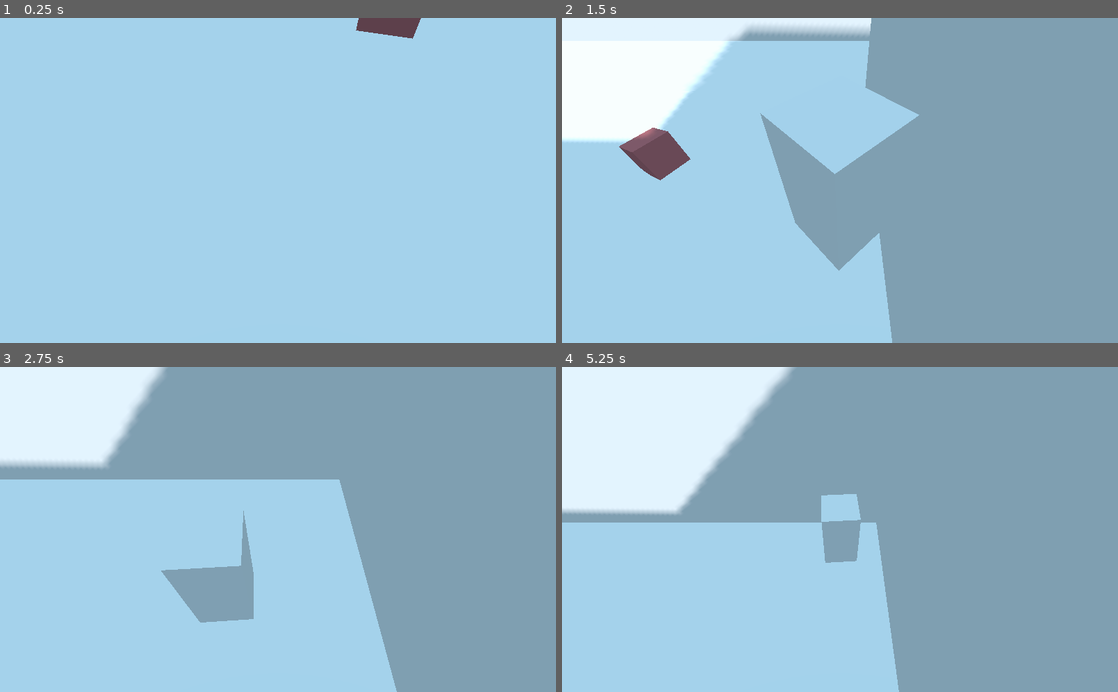
Above: before the commit, frames 1-4 (two rows, left to right).
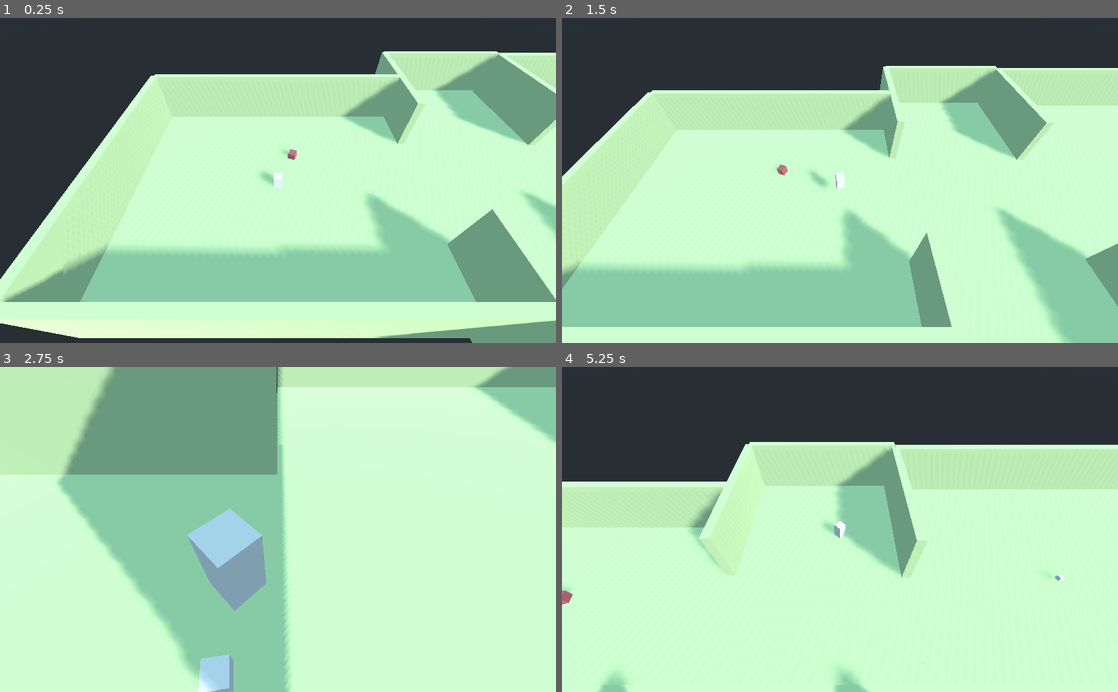
Above: after the commit, the same moments.

Repository: dam7lc/DGen-godot
Game: Godot game, scene res://Main.tscn
The game is run twice, just before and just after one commit, with the same random seed, the same clock (stepped at 60 frames per second) and the same inputs.
Inputs (mouse positions are in pixels of both pictures, inside the frame that each line leads up to):
- Up to frame 1 (0.25 s): no input
- Up to frame 2 (1.5 s): tap Enter at 0.5 s; move the mouse to (962, 164) at 0.52 s; hold D (strafe_right) 0.53-1.28 s; hold V (change_camera) 0.53-1.28 s; tap Space (jump) at 0.77 s; move the mouse to (812, 180) at 1.27 s; hold W (forward) from 1.28 s (still down); tap V (change_camera) at 1.35 s
- Up to frame 3 (2.75 s): tap Space (jump) at 1.52 s; move the mouse to (333, 458) at 2.02 s; release W (forward) at 2.03 s; hold D (strafe_right) from 2.03 s (still down); hold V (change_camera) from 2.03 s (still down)
- Up to frame 4 (5.25 s): move the mouse to (834, 536) at 2.77 s; release D (strafe_right) at 2.78 s; release V (change_camera) at 2.78 s; hold W (forward) from 2.78 s (still down); tap V (change_camera) at 2.85, 4.35 s; tap Space (jump) at 3.02, 3.77, 4.52 s; move the mouse to (878, 532) at 3.52 s; hold V (change_camera) 3.53-4.28 s; move the mouse to (795, 526) at 4.27 s; move the mouse to (845, 529) at 5.02 s; hold V (change_camera) from 5.03 s (still down)

The runs differ from the first frame. In frame 1, 100% of the frame differs, in the area x 0-100%, y 0-100%; in frame 2, 100%; in frame 3, 97%; in frame 4, 100%.

Commit message:
arregladas algunas cosas xd

Diff:
--- a/Godot3.2.3/Main.tscn
+++ b/Godot3.2.3/Main.tscn
@@ -1,16 +1,18 @@
-[gd_scene load_steps=9 format=2]
+[gd_scene load_steps=10 format=2]
 
 [ext_resource path="res://Unit.obj" type="ArrayMesh" id=1]
 [ext_resource path="res://Player.gd" type="Script" id=2]
 [ext_resource path="res://ScriptGenerador.gd" type="Script" id=3]
 [ext_resource path="res://Torretilla.gd" type="Script" id=4]
 [ext_resource path="res://objects_spatial_material.tres" type="Material" id=5]
+[ext_resource path="res://mouseTrackAuxCollision.gd" type="Script" id=6]
 
 [sub_resource type="BoxShape" id=1]
 
 [sub_resource type="BoxShape" id=2]
 
-[sub_resource type="BoxShape" id=4]
+[sub_resource type="BoxShape" id=3]
+extents = Vector3( 100, 1, 100 )
 
 [node name="Spatial" type="Spatial"]
 
@@ -52,12 +54,13 @@
 transform = Transform( 0.553488, 0.569219, 0.607981, -0.804192, 0.175394, 0.567901, 0.216624, -0.80326, 0.55484, -0.0972924, 0.0785482, 0.273808 )
 shadow_enabled = true
 
-[node name="mouseTrackAuxCollision" type="StaticBody" parent="."]
-
-[node name="CollisionShape" type="CollisionShape" parent="mouseTrackAuxCollision"]
-transform = Transform( 100, 0, 0, 0, 0.5, 0, 0, 0, 100, 0, -1, 0 )
-shape = SubResource( 4 )
-
 [node name="Generador" type="Spatial" parent="."]
 transform = Transform( 1, 0, 0, 0, 1, 0, 0, 0, 1, 0, -1, 0 )
 script = ExtResource( 3 )
+
+[node name="Area" type="Area" parent="."]
+script = ExtResource( 6 )
+
+[node name="CollisionShape" type="CollisionShape" parent="Area"]
+transform = Transform( 1, 0, 0, 0, 1, 0, 0, 0, 1, 0, -1, 0 )
+shape = SubResource( 3 )
--- a/Godot3.2.3/Player.gd
+++ b/Godot3.2.3/Player.gd
@@ -9,9 +9,8 @@
 var prevtime = 0
 var player_mesh
 var space_state
-# Declare member variables here. Examples:
-# var a = 2
-# var b = "text"
+var array_paredes_a_ignorar
+
 const GRAVITY = -24.8
 var vel = Vector3()
 const MAX_SPEED = 15
@@ -22,18 +21,20 @@
 const DEACCEL= 16
 const MAX_SLOPE_ANGLE = 40
 
-# Called when the node enters the scene tree for the first time.
+
 func _ready():
 		camera = $SpringArm/Camera
 		springArm = $SpringArm
 		springArm.add_excluded_object(.get_rid())
 		player_mesh = $Unit
-# Called every frame. 'delta' is the elapsed time since the previous frame.
-#func _process(delta):
-#	pass
+		array_paredes_a_ignorar = Array()
+
+func agregar_pared_a_ignorar(pared):
+	array_paredes_a_ignorar.append(pared)
 
 func _input(event):
 	if event is InputEventMouseMotion and Input.get_mouse_mode() == Input.MOUSE_MODE_CAPTURED:
+		#Si estamos en tercera persona, mover la camara con mouse
 		if isTP:
 			rot_x += event.relative.x * .01
 			rot_y += 0.0
@@ -41,7 +42,7 @@
 			if event.relative.y < 0 and springArm.rotation_degrees.x < 0: #Se movio arriba
 
 				rot_y += event.relative.y * .01
-				 # first rotate in Y
+				 # primero Y
 
 			elif event.relative.y > 0 and springArm.rotation_degrees.x > -40:
 
@@ -53,7 +54,7 @@
 			rotate_y(-rot_x)
 			#springArm.rotate_y(-rot_x)
 
-		elif isFP:
+		elif isFP: #si estamos en primera persona, mover la camara con el mouse
 			rot_x += event.relative.x * .01
 			rot_y += 0.0
 
@@ -76,28 +77,31 @@
 		if(space_state):
 			var ignore = Array()
 			ignore.append(.get_rid())
-			var result = space_state.intersect_ray(from, to, ignore)
+			var result = space_state.intersect_ray(from, to, ignore, 0x7FFFFFFF, true, true)
 			if(result):
 				player_mesh.look_at(Vector3(result.position.x, .45, result.position.z), Vector3(0,1,0))
 
 
+
 	if Input.is_action_pressed("change_camera"):
 		var time = OS.get_ticks_msec()
-		if time > (prevtime + 250):
+		if time > (prevtime + 250): #Retardo para poder cambiar de camara de nuevo
 
-			if !isTP and !isFP:
+			if !isTP and !isFP: #si estamos en la vista desde arriba, cambiar a tercera persona
 				Input.set_mouse_mode(Input.MOUSE_MODE_CAPTURED)
 				isTP = true
 				springArm.set_length(5.0)
 				springArm.set_translation(Vector3(1,1.5,-.5))
 				camera.set_translation(Vector3(0,0,0))
-			elif isTP:
+				springArm.clear_excluded_objects()
+			elif isTP: #Si estamos en tercera persona, cambiar a primera persona
 				isTP = false
 				isFP = true
 				springArm.set_length(0)
 				springArm.set_translation(Vector3(0,1.5,-1))
 				springArm.set_rotation_degrees(Vector3(0,0,0))
-			elif isFP:
+
+			elif isFP: #Si estamos en primera persona, cambiar a vista hacia arriba
 				isTP = false
 				isFP = false
 				springArm.set_length(30)
@@ -106,7 +110,13 @@
 				set_rotation_degrees(Vector3(0,0,0))
 				camera.set_rotation_degrees(Vector3(0,0,0))
 				Input.set_mouse_mode(Input.MOUSE_MODE_VISIBLE)
+				for pared in array_paredes_a_ignorar:
+					springArm.add_excluded_object(pared)
 			prevtime = time
+
+func generacion_finalizada():
+	for pared in array_paredes_a_ignorar:
+		springArm.add_excluded_object(pared)
 
 func _physics_process(delta):
 	process_input(delta)
@@ -117,6 +127,7 @@
 	dir = Vector3()
 	var cam_xform = camera.get_global_transform()
 	var input_movement_vector = Vector2()
+
 	if Input.is_action_pressed("forward"):
 		input_movement_vector.y += 1
 	if Input.is_action_pressed("backward"):
@@ -132,10 +143,7 @@
 	if is_on_floor():
 		if Input.is_action_just_pressed("jump"):
 			vel.y = JUMP_SPEED
-	# ----------------------------------
 
-	# ----------------------------------
-	# Capturing/Freeing the cursor
 	if Input.is_action_just_pressed("ui_cancel"):
 		if Input.get_mouse_mode() == Input.MOUSE_MODE_VISIBLE and (isTP or isFP):
 			Input.set_mouse_mode(Input.MOUSE_MODE_CAPTURED)
--- a/Godot3.2.3/ScriptGenerador.gd
+++ b/Godot3.2.3/ScriptGenerador.gd
@@ -1,13 +1,12 @@
 extends Spatial
 
-const cuantos = 3
+const cuantos = 4
 var room_center = Vector2(0,0)
 var floor_collision
 var room_x
 var room_z
 const room_y = 10
-
-#var unit_mesh
+var player
 var surface_material
 
 var array_quad_vertices = [];
@@ -18,29 +17,33 @@
 const CUBE_SIZE = .5;
 
 
-# Called when the node enters the scene tree for the first time.
+#Llamado cuando se inicializa el objeto
 func _ready():
-	#unit_mesh = load("res://Unit.obj")
+
+	for child in get_parent().get_children(): #Obtener referencia al player para ignorar colision de la camara con paredes
+		if child.get_script() == load("res://Player.gd"):
+			player = child
+
 	surface_material = load("res://base_spatial_material.tres")
-	#Set floor size
-	for j in range(cuantos):
+
+	for j in range(cuantos): #For para cada pared
+
+		#Randomizar tamaño habitacion
 		randomize()
 		room_x = rand_range(20,50)
 		randomize()
 		room_z = rand_range(20,50)
 
-		#new TESTmesh
-		#var testMesh = make_cube()
-	#	testMesh.translate(Vector3(-room_x/2, .5,-room_z/2))
-		#testMesh.scale.x = room_x
-		#testMesh.scale.z = room_z
-		#add_child(testMesh)
+		if j != 0:
+			room_center.x = room_center.x + (room_x/2)
+			#room_center.y = room_center.x + (room_z/2)
+
 
 		var paredes = Array()
 		var paredes_colisiones = Array()
 		var paredes_meshes = Array()
 
-			#Create Walls
+		#Se crean los tipos de objeto para 4 paredes y 1 piso
 		for i in range(5):
 
 			paredes.append(StaticBody.new())
@@ -51,78 +54,105 @@
 			paredes[i].add_child(paredes_colisiones[i])
 			add_child(paredes[i])
 			paredes_meshes.append(make_cube())
-	#		paredes_meshes[i].set_mesh(unit_mesh)
-	#		paredes_meshes[i].set_surface_material(0,surface_material)
+			paredes_meshes[i].set_surface_material(0,surface_material)
 			paredes[i].add_child(paredes_meshes[i])
 
 
 
-		#Transform wall0(up)
-		#Transform mesh
+		#Tamaño de pared0(pared de arriba)
+		#Tamaño del mesh
 		paredes[0].get_child(1).scale.x = room_x
 		paredes[0].get_child(1).scale.y = room_y
-		#Transform Collision
+		#Tamaño de la colision
 		paredes[0].get_child(0).scale.x = room_x/2
-		paredes[0].get_child(0).scale.y = room_y
-		#move wall0
+		paredes[0].get_child(0).scale.y = room_y/2
+		paredes[0].get_child(0).scale.z = .5
+		#Posicion pared0
 		paredes[0].global_translate(Vector3(room_center.x,2.5,(-room_z/2)+room_center.y))
 
-		#Transform wall1(left)
-		#Transform mesh
-		paredes[1].get_child(1).scale.z = room_z
-		paredes[1].get_child(1).scale.y = room_y
-		#Transform Collision
-		paredes[1].get_child(0).scale.z = room_z/2
-		paredes[1].get_child(0).scale.y = room_y
-		#Move wall 1
-		paredes[1].global_translate(Vector3((-room_x/2)+room_center.x,2.5,room_center.y))
-
-		#Transform wall2(right)
-		#Transform mesh
-		paredes[2].get_child(1).scale.z = room_z
-		paredes[2].get_child(1).scale.y = room_y
-		#Transform Collision
-		paredes[2].get_child(0).scale.z = room_z/2
-		paredes[2].get_child(0).scale.y = room_y
-		#Move wall 2
-		paredes[2].global_translate(Vector3((room_x/2)+room_center.x,2.5,room_center.y))
-
-		#Transform wall3(down)
+		#player ignore paredes
+		player.agregar_pared_a_ignorar(paredes[0])
+
+		if j != 0: #La primer pared debe ser completa (no entrada)
+
+			#Tamaño de pared1(pared de la izquierda)
+			#Tamaño del mesh
+			paredes[1].get_child(1).scale.z = room_z/3
+			paredes[1].get_child(1).scale.y = room_y
+			#Tamaño de Collision
+			paredes[1].get_child(0).scale.x = .5
+			paredes[1].get_child(0).scale.z = room_z/6
+			paredes[1].get_child(0).scale.y = room_y/2
+			#Posicion pared1
+			paredes[1].global_translate(Vector3((-room_x/2)+room_center.x,2.5,(room_center.y-room_z/3)))
+			#player ignore paredes
+			player.agregar_pared_a_ignorar(paredes[1])
+
+			#Tamaño de pared2(pared de la izquierda 2)
+			#Tamaño del mesh
+			paredes[2].get_child(1).scale.z = room_z/3
+			paredes[2].get_child(1).scale.y = room_y
+			#Tamaño de Collision
+			paredes[2].get_child(0).scale.z = room_z/6
+			paredes[2].get_child(0).scale.y = room_y/2
+			paredes[2].get_child(0).scale.x = .5
+			#Posicion pared2
+			paredes[2].global_translate(Vector3((-room_x/2)+room_center.x,2.5,room_center.y+room_z/3))
+			#player ignore paredes
+			player.agregar_pared_a_ignorar(paredes[2])
+
+		else:
+			paredes[1].get_child(1).scale.z = room_z
+			paredes[1].get_child(1).scale.y = room_y
+
+			paredes[1].get_child(0).scale.z = room_z/2
+			paredes[1].get_child(0).scale.x = .5
+			paredes[1].get_child(0).scale.y = room_y/2
+
+			paredes[1].global_translate(Vector3((-room_x/2)+room_center.x,2.5,room_center.y))
+			#player ignore paredes
+			player.agregar_pared_a_ignorar(paredes[1])
+
+			paredes[2].get_child(1).scale.z = 0
+			paredes[2].get_child(1).scale.y = 0
+
+			paredes[2].get_child(0).scale.z = 0
+			paredes[2].get_child(0).scale.x = .5
+			paredes[2].get_child(0).scale.y = 0
+
+			paredes[2].global_translate(Vector3((-room_x/2)+room_center.x,2.5,room_center.y+room_z/3))
+			#player ignore paredes
+			player.agregar_pared_a_ignorar(paredes[2])
+
+		#Tamaño de pared3(pared de la abajo)
 		paredes[3].get_child(1).scale.x = room_x
 		paredes[3].get_child(1).scale.y = room_y
-		#Transform Collision
+		#Tamaño de colision
 		paredes[3].get_child(0).scale.x = room_x/2
-		paredes[3].get_child(0).scale.y = room_y
-		#Move wall 2
+		paredes[3].get_child(0).scale.y = room_y/2
+		paredes[3].get_child(0).scale.z = .5
+		#Posicion pared 3
 		paredes[3].global_translate(Vector3(room_center.x,2.5,(room_z/2)+room_center.y))
-
-
-		#Transform wall4(floor)
+		player.agregar_pared_a_ignorar(paredes[3])
+
+
+		#Tamaño del piso
 		paredes[4].get_child(1).scale.x = room_x
 		paredes[4].get_child(1).scale.y = 1
 		paredes[4].get_child(1).scale.z = room_z
-		#Transform Collision
+		#Tamaño de Colision
 		paredes[4].get_child(0).scale.x = room_x/2
 		paredes[4].get_child(0).scale.y = .5
 		paredes[4].get_child(0).scale.z = room_z/2
-		#Move wall 2
+		#Posicion piso
 		paredes[4].global_translate(Vector3(room_center.x,0,room_center.y))
-		room_center.x = room_x/2
-		room_center.y = room_z/2
-
-
-		#TODO register ignore to springarm
-
-	# Called every frame. 'delta' is the elapsed time since the previous frame.
-	#func _process(delta):
-	#	pass
-	#func newMesh():
-	#	var tmpMesh = Mesh.new()
-	#	var vertices = PoolVector3Array()
-	#	var UVs = PoolVector2Array()
-	#	var mat = SpatialMaterial.new()
-	#	var color = Color(0.9, 0.1, 0.1)
-	#	var testMesh = MeshInstance.new()
+
+		room_center.x = room_center.x + room_x/2
+		#room_center.y = room_z/2
+
+	player.generacion_finalizada()
+
+
 
 func make_cube():
 	array_quad_vertices = [];
@@ -146,11 +176,6 @@
 	var vert_south_bottomright = Vector3(-CUBE_SIZE, -CUBE_SIZE, -CUBE_SIZE);
 
 
-	# Make the six quads for needed to make a box!
-	# ============================================
-	# IMPORTANT: You have to input the points in the going either clockwise, or counter clockwise
-	# or the add_quad function will not work!
-
 	add_quad(vert_south_topright, vert_south_topleft, vert_south_bottomleft, vert_south_bottomright);
 	add_quad(vert_north_topright, vert_north_bottomright, vert_north_bottomleft, vert_north_topleft);
 
--- a/Godot3.2.3/Torretilla.gd
+++ b/Godot3.2.3/Torretilla.gd
@@ -1,6 +1,6 @@
 extends StaticBody
 
-var shootTime = 5.0
+var shootTime = 2.0
 var prevShootTime = 0
 var actualTime = 0
 var unit_mesh
--- /dev/null
+++ b/Godot3.2.3/mouseTrackAuxCollision.gd
@@ -0,0 +1,14 @@
+extends Area
+var player
+# Called when the node enters the scene tree for the first time.
+func _ready():
+	for child in get_parent().get_children(): #Obtener referencia al player para ignorar colision de la camara con paredes
+		if child.get_script() == load("res://Player.gd"):
+			player = child
+
+
+
+func _process(delta):
+	#TODO: arreglar colision auxiliar para detectar mouse
+	var pos = Vector3(player.translation.x/100, 0, player.translation.z/100)
+	translate(pos)
--- a/Godot3.2.3/project.godot
+++ b/Godot3.2.3/project.godot
@@ -10,6 +10,7 @@
 
 _global_script_classes=[  ]
 _global_script_class_icons={
+
 }
 
 [application]
--- a/Godot3.2.3/projectile.gd
+++ b/Godot3.2.3/projectile.gd
@@ -2,12 +2,7 @@
 const speed = 100.0
 var k_collision
 var playerid
-# Declare member variables here. Examples:
-# var a = 2
-# var b = "text"
 
-
-# Called when the node enters the scene tree for the first time.
 func _ready():
 	playerid = get_parent().get_node("Player").get_instance_id()
 	global_scale(Vector3(.5,.5,.5))
@@ -17,6 +12,5 @@
 	connect("body_entered", self, "hit")
 
 func hit(body):
-	print("funciona!")
 	yield(get_tree().create_timer(3.0), "timeout")
 	queue_free()
